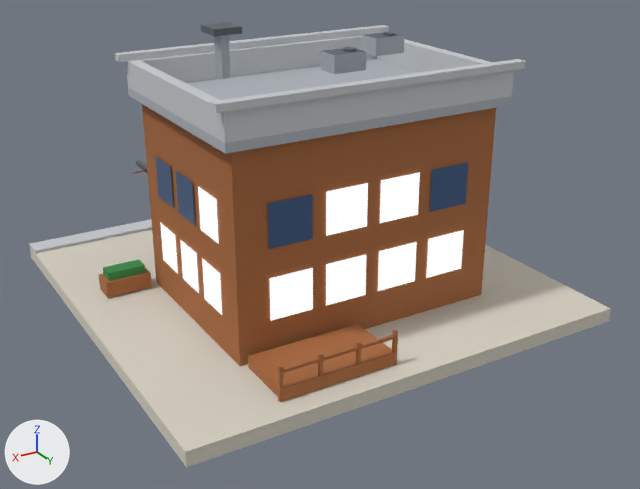
One commit to the glTF model public/models/v2/14_lod0.glb: the scene before it, then after it.
One viewpoint serves both versions: a 50 mm camera at (0.897, 1.589, 0.888) aimed at (-0.004, 0.089, 0.137). The lights are fixed; the arrows at lower left show +X, +Y and +Z. The first picture is the older version. Vertices at exactly the same position are counted once.

The first picture shows 'b14_v2'.
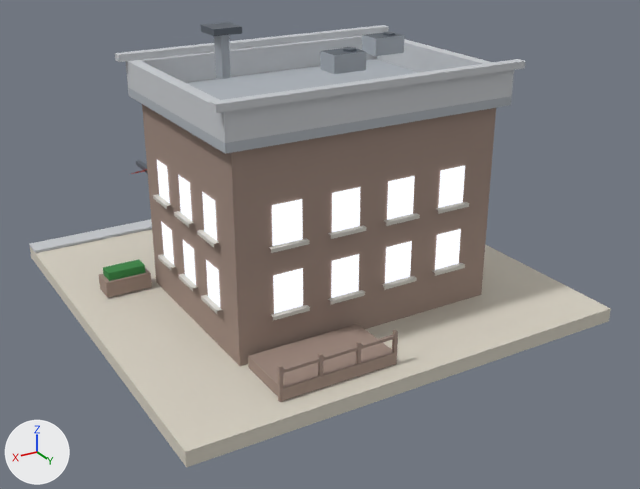
Patch to the scene script:
```diff
--- a/public/models/v2/14_lod0.glb.py
+++ b/public/models/v2/14_lod0.glb.py
@@ mat_wall_wood @@
 n2 = _N.new('ShaderNodeMix'); n2.name = 'Mix'
 n2.inputs[0].default_value = 1.0  # 'Factor'
-n2.inputs[7].default_value = (0.392, 0.138, 0.0423, 1.0)  # 'B', brown #a8683a
+n2.inputs[7].default_value = (0.342, 0.25, 0.209, 1.0)  # 'B', brown #9e897e
 n3 = _N.new('ShaderNodeVertexColor'); n3.name = 'Color Attribute'
@@ mat_white @@
+mat_white = bpy.data.materials.new('white')
+# nodes: BsdfPrincipled, Mix, OutputMaterial, VertexColor
+# colours: light grey #cecbc4, mixed with the vertex colours
@@ mat_glow_window_res @@
+mat_glow_window_res = bpy.data.materials.new('glow_window_res')
+# nodes: BsdfPrincipled, Mix, OutputMaterial, VertexColor
+# colours: blue #3d5a82, mixed with the vertex colours
@@ me_b14_v2 @@
-me_b14_v2.from_pydata(...)  # 495 vertices, 566 faces; spans x -0.48..0.48, y -0.48..0.48, z 0.0..0.622
+me_b14_v2.from_pydata(...)  # 615 vertices, 646 faces; spans x -0.48..0.48, y -0.48..0.48, z 0.0..0.622
+# me_b14_v2 part 1: the loose piece of 4 vertices spanning x 0.293, y 0.039..0.121, z 0.109..0.196 is rebuilt with 4 vertices and now spans x 0.293, y 0.052..0.108, z 0.122..0.2, in mat_glow_window_res
+# me_b14_v2 part 2: the loose piece of 4 vertices spanning x 0.293, y 0.146..0.227, z 0.109..0.196 is rebuilt with 4 vertices and now spans x 0.293, y 0.164..0.221, z 0.122..0.2, in mat_glow_window_res
+# me_b14_v2 part 3: the loose piece of 4 vertices spanning x -0.106..-0.014, y 0.293, z 0.254..0.341 is rebuilt with 4 vertices and now spans x -0.093..-0.031, y 0.293, z 0.258..0.336, in mat_glow_window_res
+# me_b14_v2 part 4: the loose piece of 4 vertices spanning x 0.014..0.106, y 0.293, z 0.254..0.341 is rebuilt with 4 vertices and now spans x 0.031..0.093, y 0.293, z 0.258..0.336, in mat_glow_window_res
+# me_b14_v2 part 5: the loose piece of 4 vertices spanning x 0.293, y 0.146..0.227, z 0.254..0.341 is rebuilt with 4 vertices and now spans x 0.293, y 0.164..0.221, z 0.258..0.336, in mat_glow_window_res
+# me_b14_v2 part 6: the loose piece of 4 vertices spanning x -0.226..-0.134, y 0.293, z 0.254..0.341 is rebuilt with 4 vertices and now spans x -0.218..-0.156, y 0.293, z 0.258..0.336, in mat_glow_window_res
+# me_b14_v2 part 7: the loose piece of 4 vertices spanning x 0.134..0.226, y 0.293, z 0.254..0.341 is rebuilt with 4 vertices and now spans x 0.156..0.218, y 0.293, z 0.258..0.336, in mat_glow_window_res
+# me_b14_v2 part 8: the loose piece of 4 vertices spanning x 0.293, y -0.067..0.014, z 0.254..0.341 is rebuilt with 4 vertices and now spans x 0.293, y -0.061..-0.004, z 0.258..0.336, in mat_glow_window_res
+# me_b14_v2 part 9: the loose piece of 4 vertices spanning x 0.293, y 0.039..0.121, z 0.254..0.341 is rebuilt with 4 vertices and now spans x 0.293, y 0.052..0.108, z 0.258..0.336, in mat_glow_window_res
+# me_b14_v2 part 10: the loose piece of 4 vertices spanning x -0.226..-0.134, y 0.293, z 0.109..0.196 is rebuilt with 4 vertices and now spans x -0.218..-0.156, y 0.293, z 0.122..0.2, in mat_glow_window_res
+# me_b14_v2 part 11: the loose piece of 4 vertices spanning x -0.106..-0.014, y 0.293, z 0.109..0.196 is rebuilt with 4 vertices and now spans x -0.093..-0.031, y 0.293, z 0.122..0.2, in mat_glow_window_res
+# me_b14_v2 part 12: the loose piece of 4 vertices spanning x 0.014..0.106, y 0.293, z 0.109..0.196 is rebuilt with 4 vertices and now spans x 0.031..0.093, y 0.293, z 0.122..0.2, in mat_glow_window_res
+# me_b14_v2 part 13: the loose piece of 4 vertices spanning x 0.134..0.226, y 0.293, z 0.109..0.196 is rebuilt with 4 vertices and now spans x 0.156..0.218, y 0.293, z 0.122..0.2, in mat_glow_window_res
+# me_b14_v2 part 14: the loose piece of 4 vertices spanning x 0.293, y -0.067..0.014, z 0.109..0.196 is rebuilt with 4 vertices and now spans x 0.293, y -0.061..-0.004, z 0.122..0.2, in mat_glow_window_res
+# me_b14_v2 part 15: 60 vertices added at x -0.303..0.303, y -0.069..0.303, z 0.115..0.122
+# me_b14_v2 part 16: 60 vertices added at x -0.303..0.303, y -0.069..0.303, z 0.25..0.258
+# other edits to the shape of me_b14_v2 do not show in these pictures
 me_b14_v2.materials.append(mat_paving)
@@ me_b14_v2 @@
 me_b14_v2.materials.append(mat_black)
-me_b14_v2.materials.append(mat_glow_window)
 me_b14_v2.materials.append(mat_metal)
@@ me_b14_v2 @@
 me_b14_v2.materials.append(mat_hedge)
+me_b14_v2.materials.append(mat_glow_window_res)
+me_b14_v2.materials.append(mat_white)
```

Pixel boxes [x1, y1, x2, y2] of what changed, in the pictures (640 x 489 px):
'b14_v2', surface changed, reshaped (lighter)
    both: [29, 22, 611, 467]
part 1 of me_b14_v2, rebuilt (30% narrower, 15% shorter)
    before: [180, 240, 199, 293]
    after: [183, 240, 196, 285]
part 2 of me_b14_v2, rebuilt (29% narrower, 17% shorter)
    before: [202, 258, 222, 315]
    after: [206, 260, 220, 307]
part 3 of me_b14_v2, rebuilt (29% narrower, 13% shorter)
    before: [380, 172, 420, 223]
    after: [387, 176, 415, 220]
part 4 of me_b14_v2, rebuilt (30% narrower, 15% shorter)
    before: [326, 183, 368, 236]
    after: [332, 187, 361, 232]
part 5 of me_b14_v2, rebuilt (27% narrower, 15% shorter)
    before: [198, 186, 219, 244]
    after: [202, 192, 217, 241]
part 6 of me_b14_v2, rebuilt (28% narrower, 14% shorter)
    before: [430, 163, 468, 212]
    after: [438, 166, 465, 208]
part 7 of me_b14_v2, rebuilt (30% narrower, 14% shorter)
    before: [268, 194, 313, 249]
    after: [272, 199, 303, 246]
part 8 of me_b14_v2, rebuilt (26% narrower, 17% shorter)
    before: [155, 156, 173, 208]
    after: [157, 160, 170, 203]
part 9 of me_b14_v2, rebuilt (25% narrower, 15% shorter)
    before: [176, 171, 195, 225]
    after: [178, 175, 192, 221]
part 10 of me_b14_v2, rebuilt (31% narrower, 14% shorter)
    before: [426, 230, 464, 278]
    after: [435, 229, 461, 270]
part 11 of me_b14_v2, rebuilt (30% narrower, 14% shorter)
    before: [378, 242, 417, 291]
    after: [385, 241, 412, 283]
part 12 of me_b14_v2, rebuilt (29% narrower, 15% shorter)
    before: [326, 254, 366, 306]
    after: [331, 254, 359, 298]
part 13 of me_b14_v2, rebuilt (31% narrower, 13% shorter)
    before: [269, 268, 313, 321]
    after: [273, 268, 303, 314]
part 14 of me_b14_v2, rebuilt (26% narrower, 19% shorter)
    before: [160, 222, 178, 274]
    after: [161, 222, 174, 264]
part 15 of me_b14_v2, added
    after: [158, 254, 465, 320]
part 16 of me_b14_v2, added
    after: [153, 194, 469, 253]
